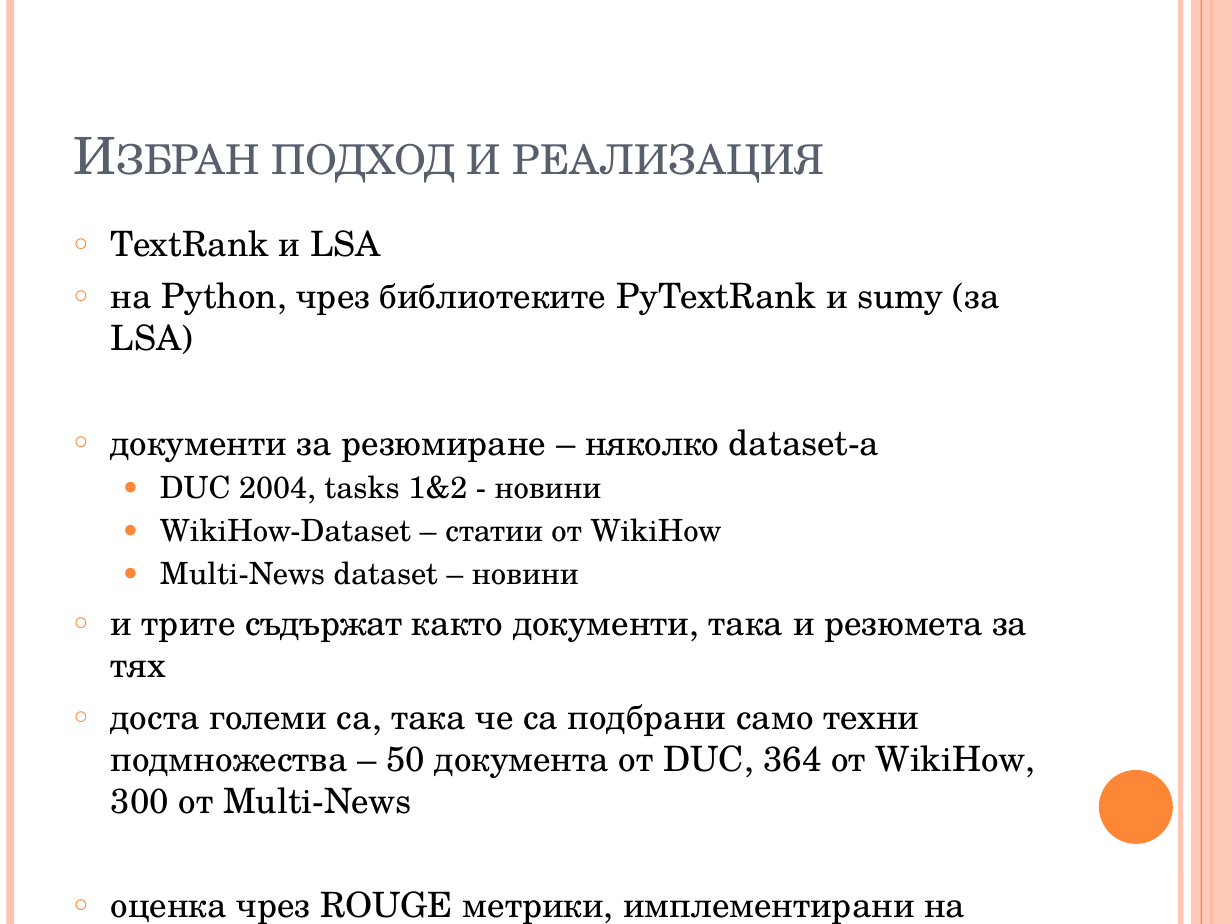
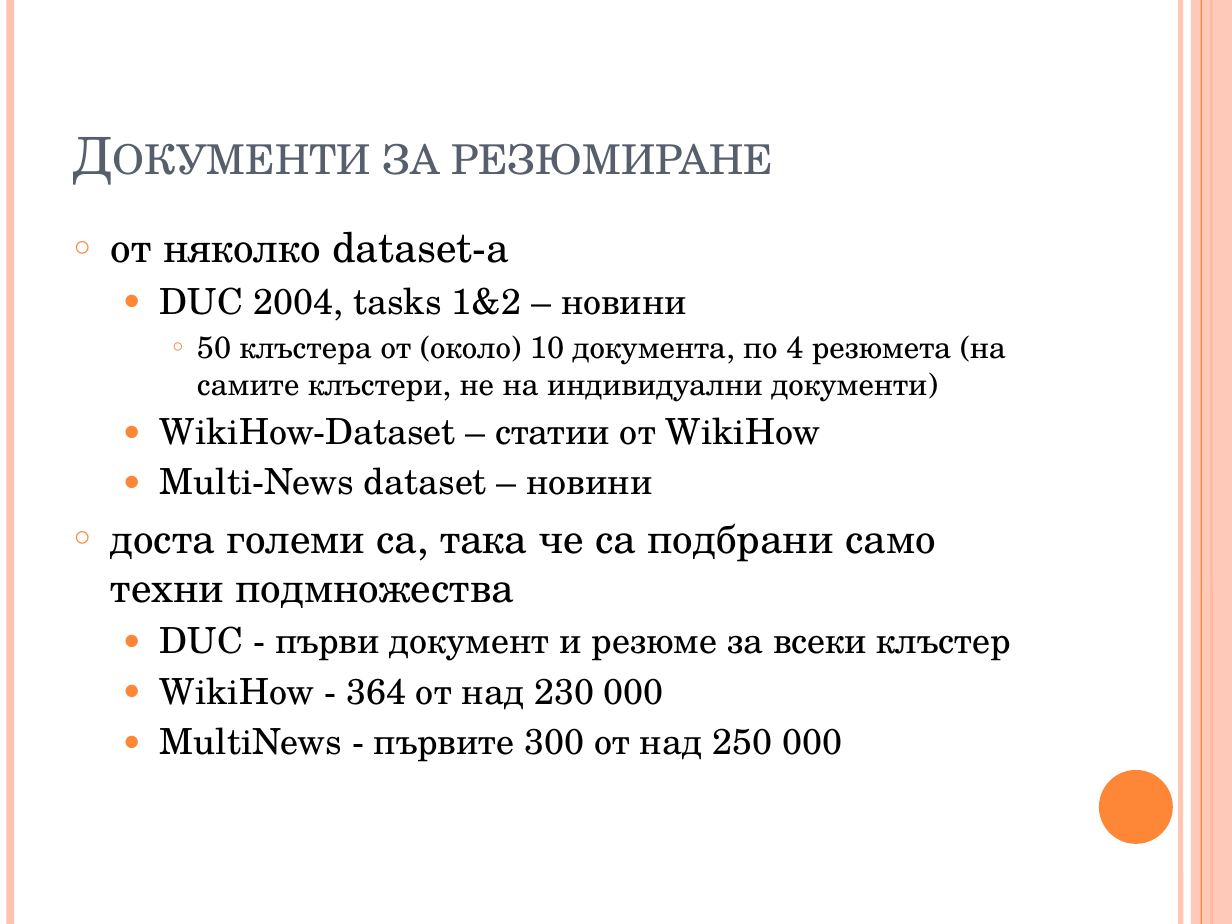
Before and after one commit to trvulkov/NLP-IE-project, a slide deck: slide 5 of presentation.pptx (slide 10 before the commit). Drawn at 1232x924 pixels with LibreOffice and Linux fonts; fonts in the diff are those of the drawing. Boxes give left, top, right and bottom in pixels: in the first picture for what was removed or moved away, otherwise in the second. Text is boxed around its words. In the diff, an @@ line names an element or a change of style, - is before the commit and + after.

```diff
--- a/presentation.pptx
+++ b/presentation.pptx
@@ title at (382,143,773,175): text changed @@
-Избран подход и реализация
+Документи за резюмиране
@@ text at (111,231,1006,402): text changed; size 20.4 to 18 pt @@
-○ TextRank и LSA
-○ на Python, чрез библиотеките PyTextRank и sumy (за LSA)
-○ документи за резюмиране – няколко dataset-а
-  ● DUC 2004, tasks 1&2 - новини
+○ от няколко dataset-а
+  ● DUC 2004, tasks 1&2 – новини
+    ○ 50 клъстера от (около) 10 документа, по 4 резюмета (на самите клъстери, не на индивидуални документи)
@@ text at (160,417,820,495): size 17.9 to 21 pt in "WikiHow-Dataset – статии от WikiHow", "Multi-News dataset – новини" @@
@@ text at (111,523,1011,762): text changed; size 20.4 to 21 pt @@
-○ и трите съдържат както документи, така и резюмета за тях
-○ доста големи са, така че са подбрани само техни подмножества – 50 документа от DUC, 364 от WikiHow, 300 от Multi-News
-○ оценка чрез ROUGE метрики, имплементирани на Python
+○ доста големи са, така че са подбрани само техни подмножества
+  ● DUC - първи документ и резюме за всеки клъстер
+  ● WikiHow - 364 от над 230 000
+  ● MultiNews - първите 300 от над 250 000
```
Also in this commit, not shown: 7 other slides changed, 16 slides removed, 1 other file.
